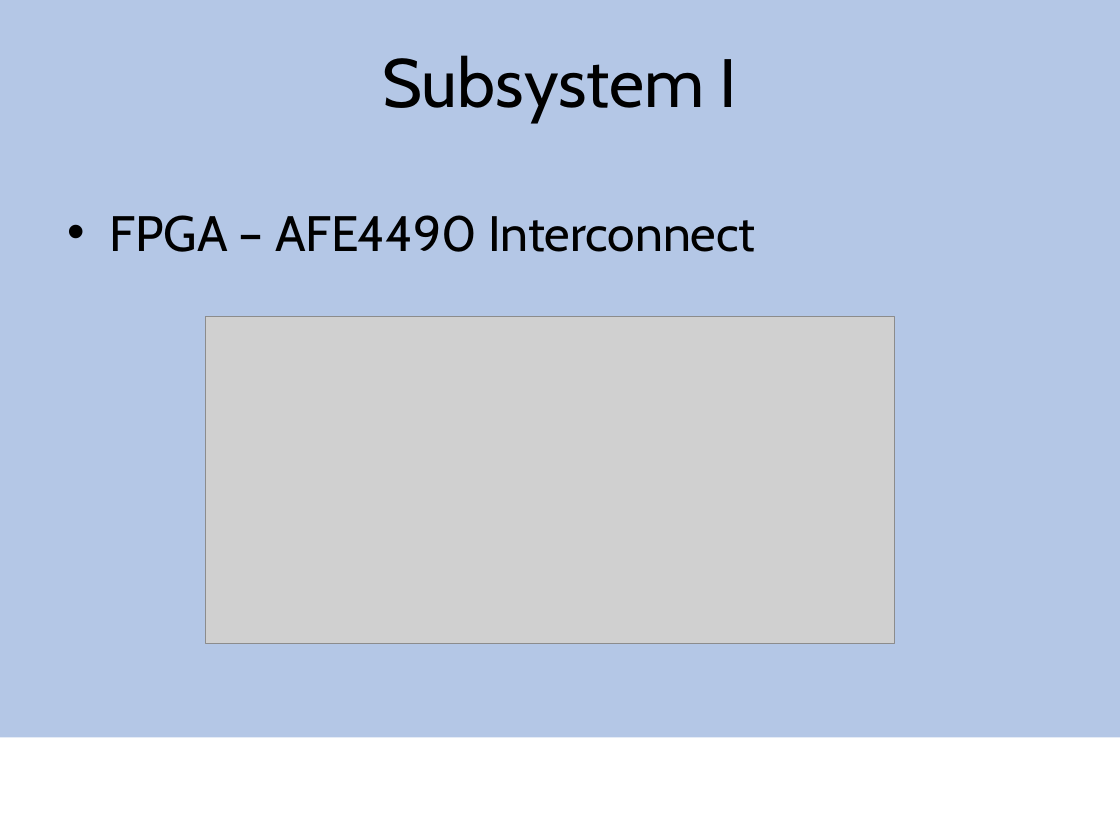
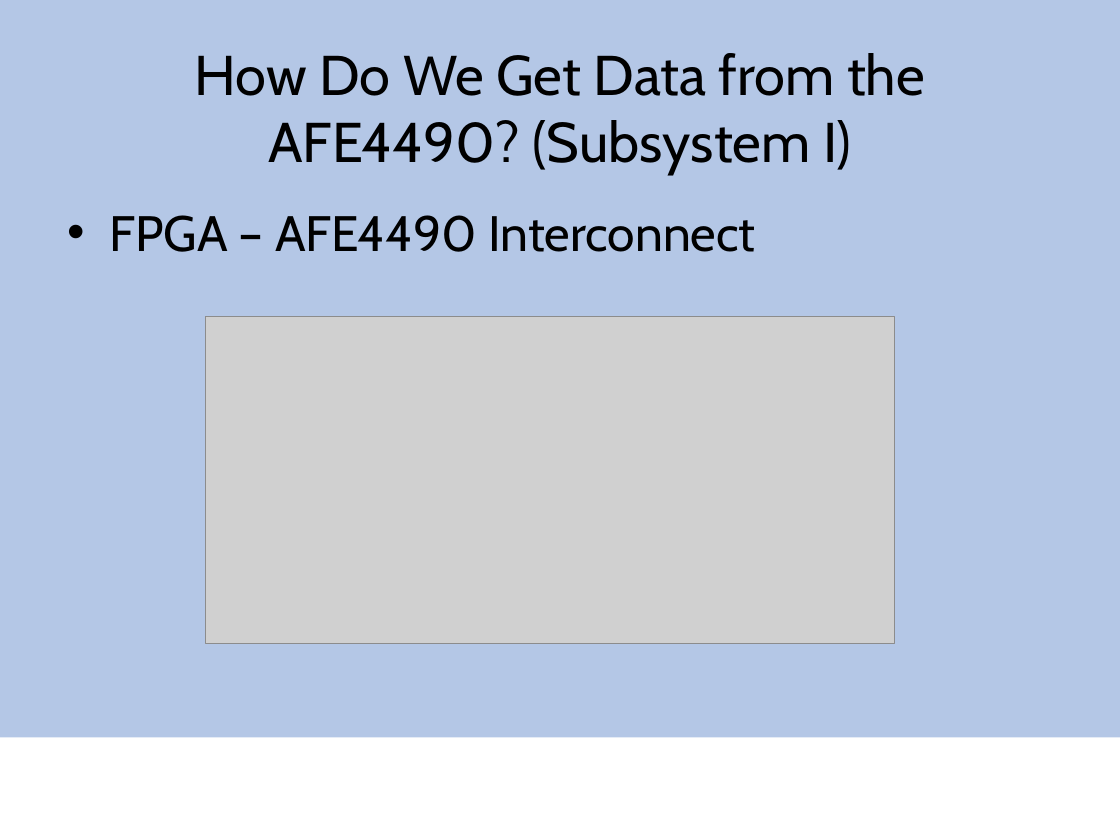
Before and after one commit to mec391/pulseox, a slide deck: slide 14 of capstone.pptx. Drawn at 1120x840 pixels with LibreOffice and Linux fonts; fonts in the diff are those of the drawing; grey boxes stand for pictures; background and template pictures are left out. Boxes give left, top, right and bottom in pixels: in the first picture for what was removed or moved away, otherwise in the second. Text is boxed around its words. In the diff, an @@ line names an element or a change of style, - is before the commit and + after.

```diff
--- a/capstone.pptx
+++ b/capstone.pptx
@@ title at (195,53,925,174): text changed; size 44 to 36 pt @@
-Subsystem I
+How Do We Get Data from the AFE4490? (Subsystem I)
```
Also in this commit, not shown: 4 other slides changed, 1 slide added.
